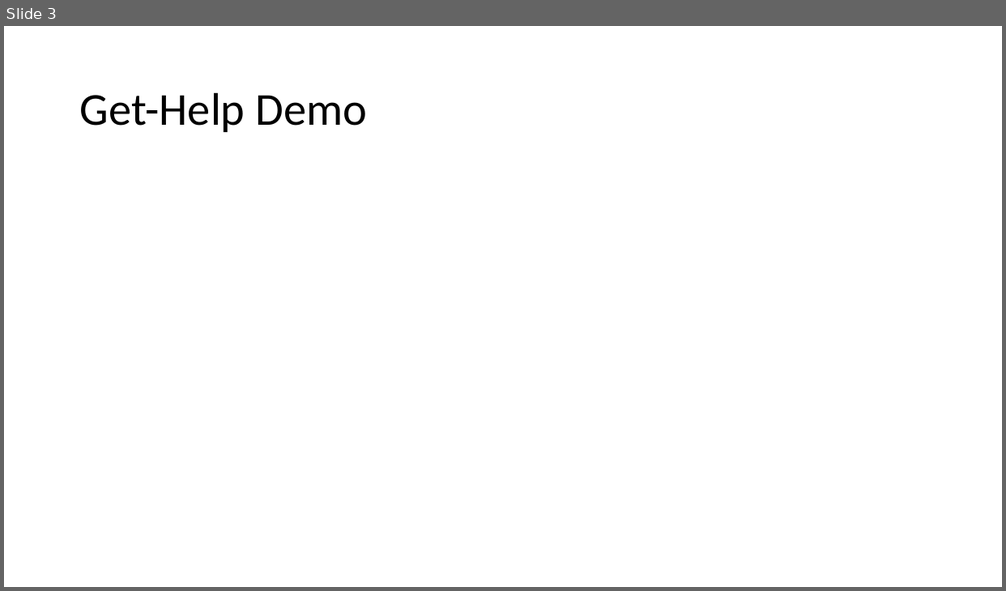
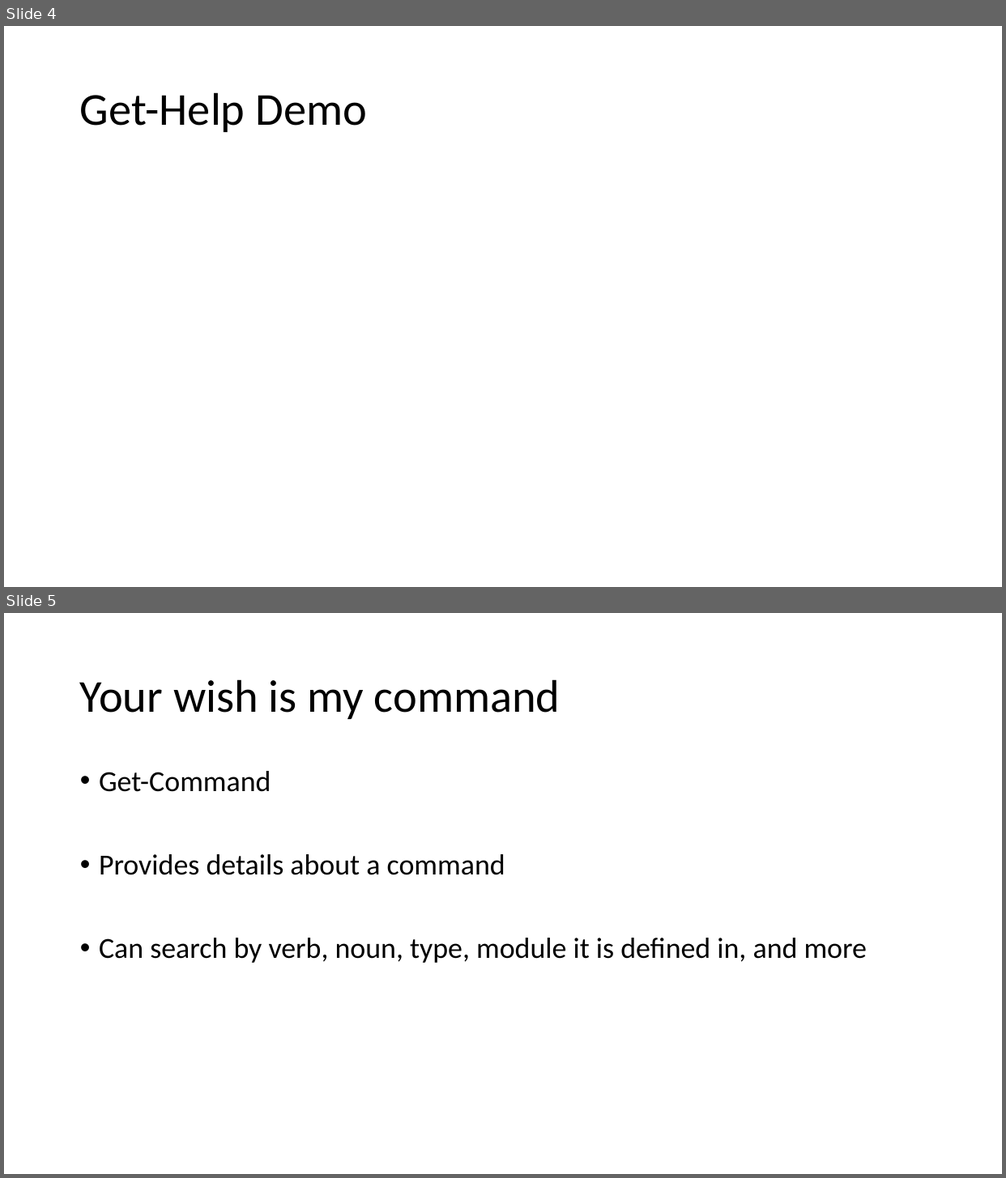
Before and after one commit to ergo3114/Fundamentals1, a slide deck: PowerShell Fundamentals 1.pptx. Shown one above the other, each under a label of ours: slide 3 before the commit, slides 4 and 5 after it. The pictures are 1006x591 and 1006x1178 pixels, drawn with LibreOffice and Linux fonts; fonts in the diff are those of the drawing. Boxes give left, top, right and bottom in pixels: in the first picture for what was removed or moved away, otherwise in the second. Text is boxed around its words. In the diff, an @@ line names an element or a change of style, - is before the commit and + after.

Commit message:
Updated powerpoint with Get-Command

```diff
--- a/PowerShell Fundamentals 1.pptx
+++ b/PowerShell Fundamentals 1.pptx
@@ slide 5 added at (4, 613, 1002, 1174), background #FFFFFF @@
@@ title added at (80, 679, 560, 719), 44 pt, text #000000 @@
+Your wish is my command
@@ text added at (99, 771, 867, 963), 28 pt, text #000000 @@
+• Get-Command
+• Provides details about a command
+• Can search by verb, noun, type, module it is defined in, and more
@@ what was slide 3 is now slide 4 @@
```
Also in this commit, not shown: 2 slides changed, 3 other slides added.
